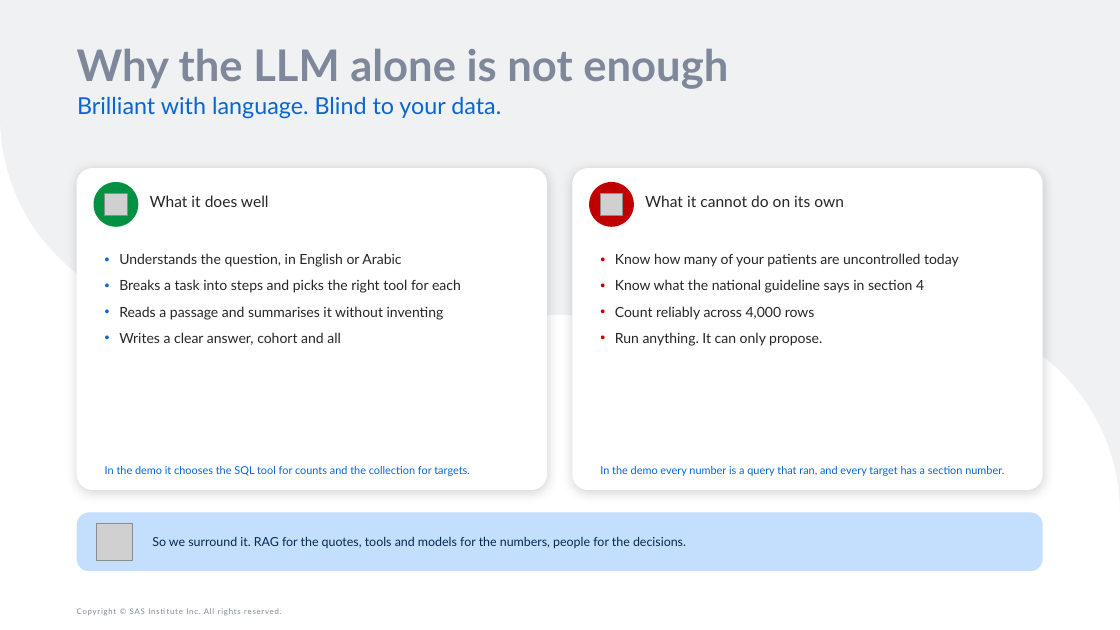
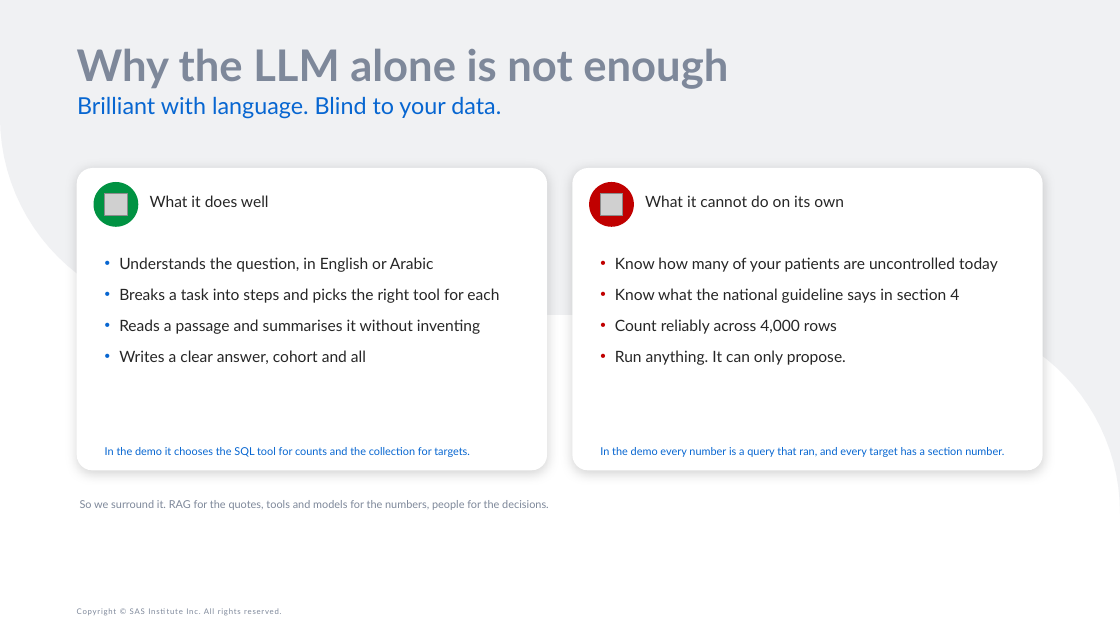
Before and after one commit to raedaldweik/Agentic-Bootcamp, a slide deck: slide 9 of Day1/Agentic_AI_Overview_and_Live_Demo/Agentic_AI_Overview_and_Live_Demo.pptx. Drawn at 1120x630 pixels with LibreOffice and Linux fonts; fonts in the diff are those of the drawing; grey boxes stand for pictures. Boxes give left, top, right and bottom in pixels: in the first picture for what was removed or moved away, otherwise in the second. Text is boxed around its words. In the diff, an @@ line names an element or a change of style, - is before the commit and + after.

```diff
--- a/Day1/Agentic_AI_Overview_and_Live_Demo/Agentic_AI_Overview_and_Live_Demo.pptx
+++ b/Day1/Agentic_AI_Overview_and_Live_Demo/Agentic_AI_Overview_and_Live_Demo.pptx
@@ rounded rectangle resized from (x1=77, y1=168, x2=547, y2=490) to (x1=77, y1=168, x2=547, y2=470) @@
@@ rounded rectangle at (x1=77, y1=168, x2=547, y2=470): proportions changed @@
@@ rounded rectangle at (x1=572, y1=168, x2=1043, y2=470): proportions changed @@
@@ rounded rectangle resized from (x1=572, y1=168, x2=1043, y2=490) to (x1=572, y1=168, x2=1043, y2=470) @@
@@ text "Understands the question, in English ..." at (x1=119, y1=257, x2=499, y2=364): size 18 to 20 pt; more space between paragraphs @@
@@ text "Know how many of your ..." at (x1=615, y1=257, x2=998, y2=365): size 18 to 20 pt; more space between paragraphs @@
@@ text "In the demo it chooses ..." moved from (x1=105, y1=466, x2=470, y2=476) to (x1=105, y1=447, x2=470, y2=457) @@
@@ text "In the demo every number ..." moved from (x1=600, y1=466, x2=1004, y2=476) to (x1=600, y1=447, x2=1004, y2=457) @@
@@ text "So we surround it. RAG ..." moved from (x1=152, y1=537, x2=686, y2=548) to (x1=80, y1=500, x2=549, y2=510) @@
@@ text "So we surround it. RAG ..." at (x1=80, y1=500, x2=549, y2=510): size 16 to 14 pt, text colour #032954 to #7E889A; vertical alignment middle to top @@
@@ rounded rectangle removed at (x1=77, y1=512, x2=1043, y2=571) @@
@@ picture removed at (x1=96, y1=524, x2=133, y2=560) @@
```
Also in this commit, not shown: 6 other slides changed, 1 other file.
